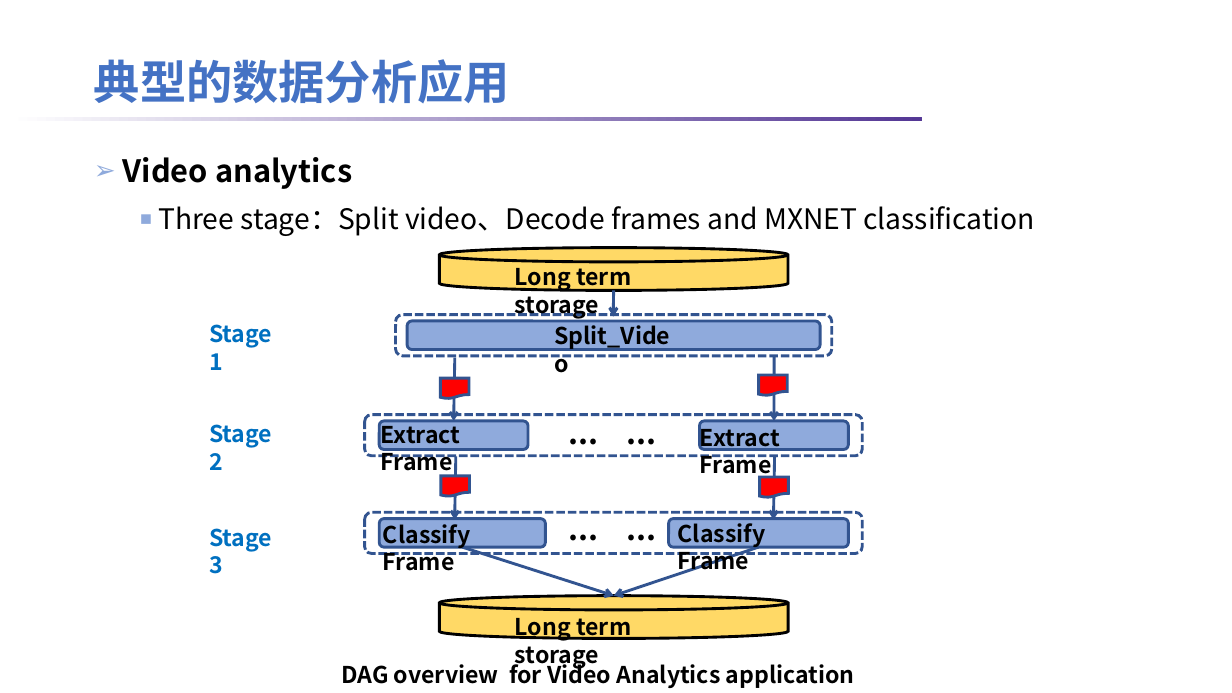
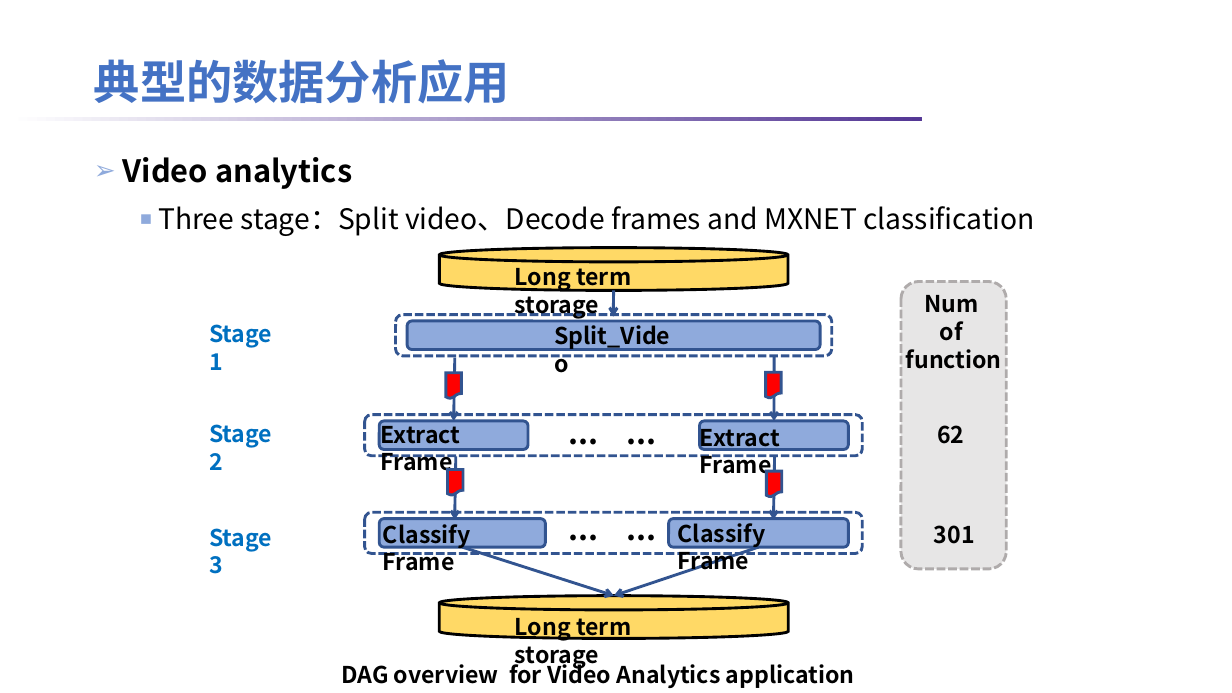
Before and after one commit to lt2000/ADSL, a slide deck: slide 4 of meeting/数据分析应用的数据特征.pptx. Drawn at 1232x693 pixels with LibreOffice and Linux fonts; fonts in the diff are those of the drawing; background and template pictures are left out. Boxes give left, top, right and bottom in pixels: in the first picture for what was removed or moved away, otherwise in the second. Text is boxed around its words. In the diff, an @@ line names an element or a change of style, - is before the commit and + after.

```diff
--- a/meeting/数据分析应用的数据特征.pptx
+++ b/meeting/数据分析应用的数据特征.pptx
@@ rounded rectangle added at bbox=[901, 282, 1006, 569], fill #E7E6E6, outline #AFABAB 2.25 pt dashed @@
@@ text added at bbox=[906, 295, 1002, 369], 18 pt, text #000000, bold @@
+Num
+of
+function
@@ flow chart document: place and size @@
-flow chart document at bbox=[441, 378, 470, 398]
+flow chart document at bbox=[446, 372, 462, 398]
@@ flow chart document: place and size @@
-flow chart document at bbox=[759, 375, 787, 396]
+flow chart document at bbox=[766, 372, 782, 398]
@@ text added at bbox=[937, 425, 964, 444], 18 pt, text #000000, bold @@
+62
@@ flow chart document: place and size @@
-flow chart document at bbox=[441, 476, 470, 496]
+flow chart document at bbox=[447, 470, 463, 495]
@@ flow chart document: place and size @@
-flow chart document at bbox=[760, 477, 788, 497]
+flow chart document at bbox=[766, 471, 782, 497]
@@ text added at bbox=[934, 525, 975, 544], 18 pt, text #000000, bold @@
+301
```
Also in this commit, not shown: 6 other slides changed, 4 slides added, 2 slides removed, 1 other file.
